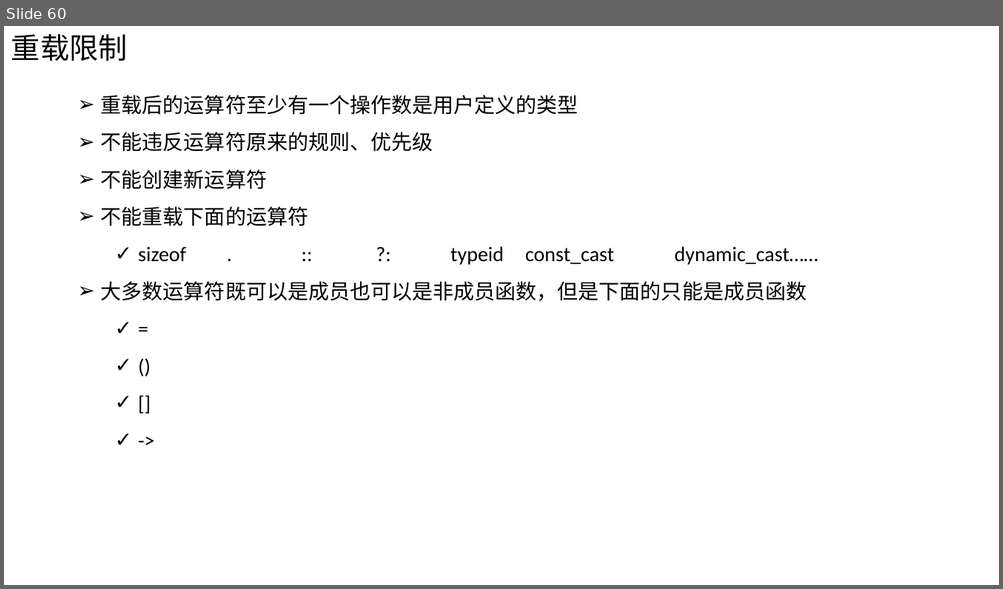
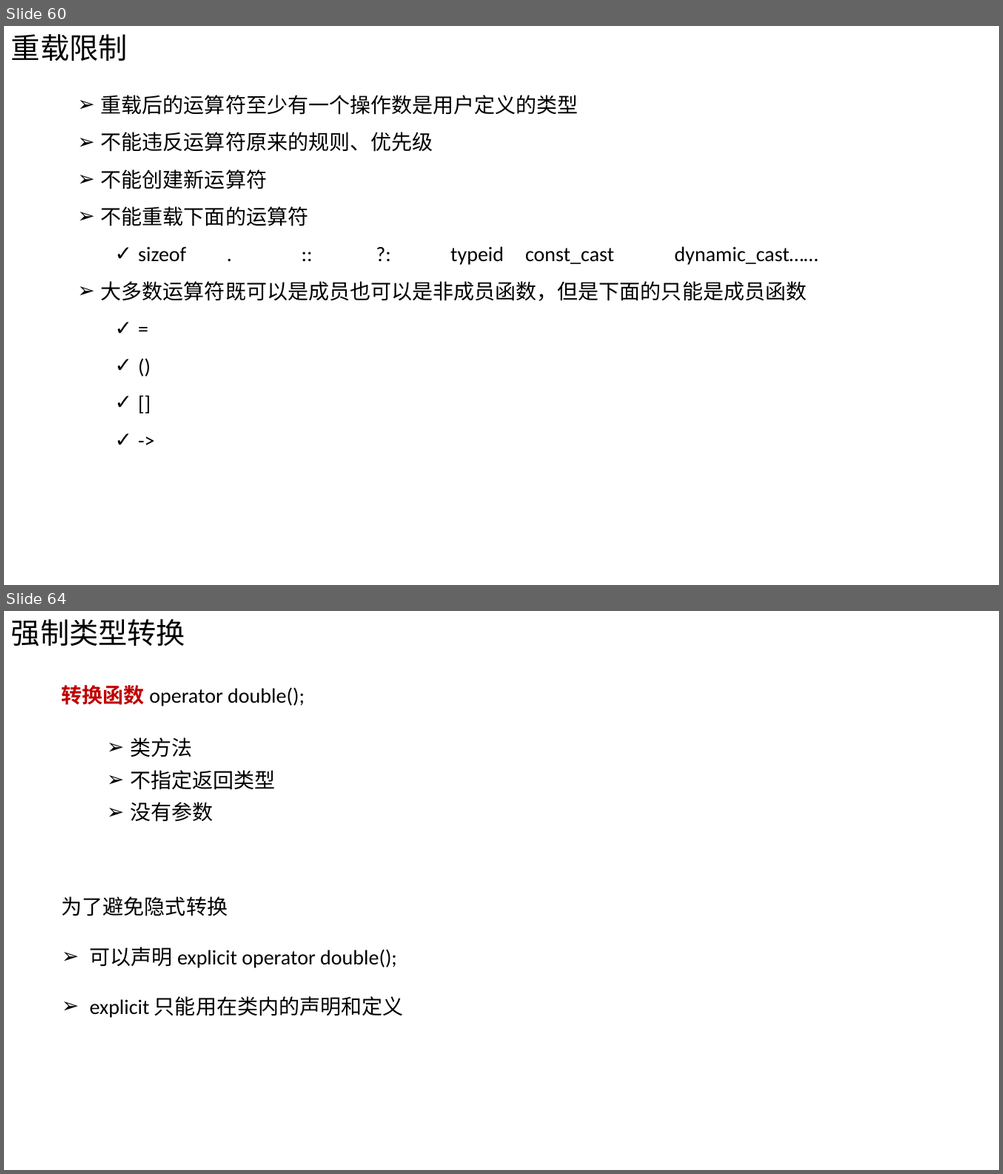
Before and after one commit to Chao200/CPP_Primer_Plus, a slide deck: C++ Primer Plus.pptx. Shown one above the other, each under a label of ours: slide 60 before the commit, slides 60 and 64 after it; the slides between them are not shown. The pictures are 1003x589 and 1003x1174 pixels, drawn with LibreOffice and Linux fonts; fonts in the diff are those of the drawing. Boxes give left, top, right and bottom in pixels: in the first picture for what was removed or moved away, otherwise in the second. Text is boxed around its words. In the diff, an @@ line names an element or a change of style, - is before the commit and + after.

```diff
--- a/C++ Primer Plus.pptx
+++ b/C++ Primer Plus.pptx
@@ slide 64 added at (4,611,999,1170), background #FFFFFF @@
@@ text added at (11,619,185,647), 28 pt, text #000000 @@
+强制类型转换
@@ text added at (62,685,304,706), 20 pt, text #000000 @@
+转换函数 operator double();
@@ text added at (130,738,275,822), 20 pt, text #000000 @@
+➢ 类方法
+➢ 不指定返回类型
+➢ 没有参数
@@ text added at (62,897,403,1018), 20 pt, text #000000 @@
+为了避免隐式转换
+➢ 可以声明 explicit operator double();
+➢ explicit 只能用在类内的声明和定义
```
Also in this commit, not shown: 1 slide changed, 16 other slides added.
